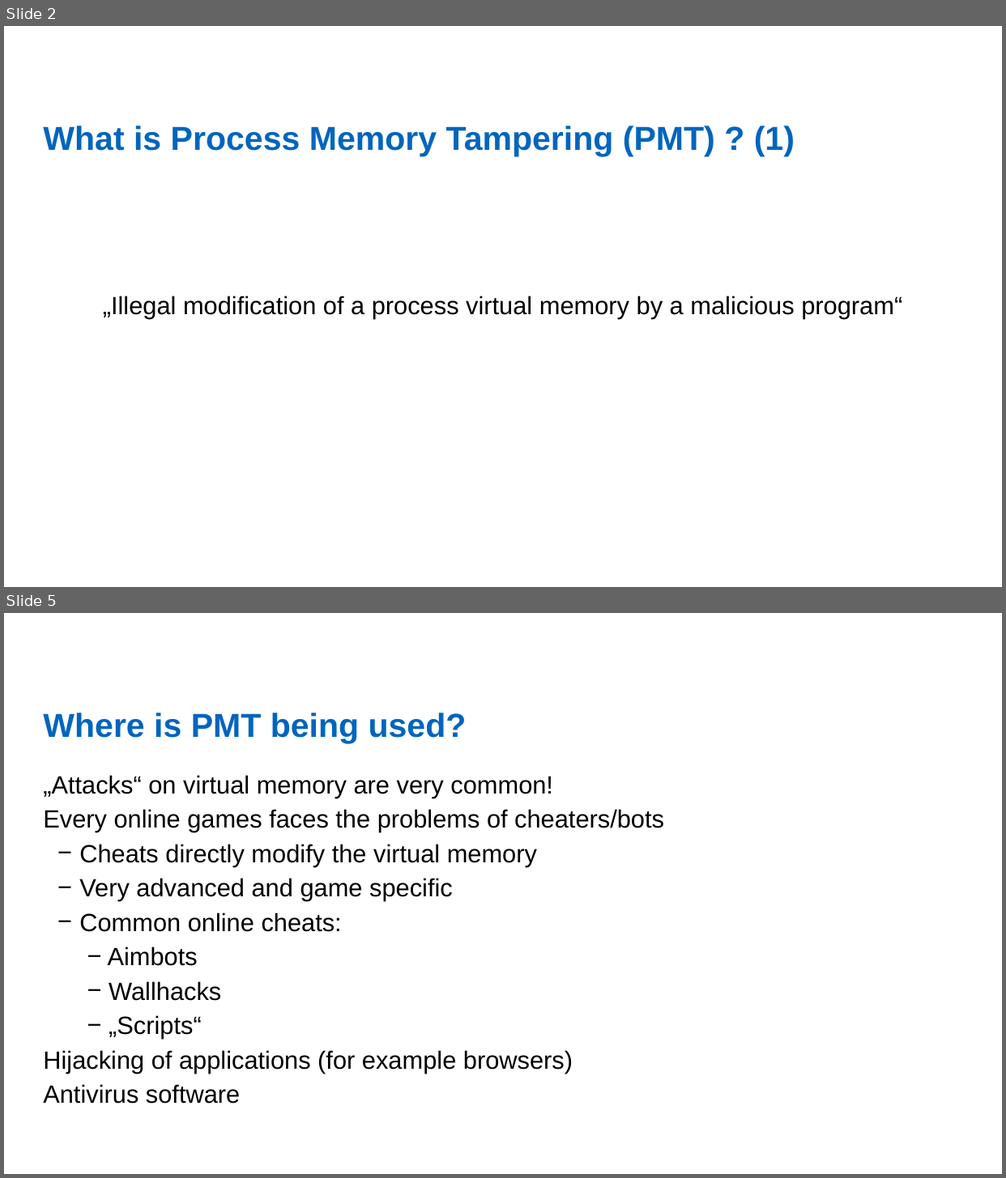
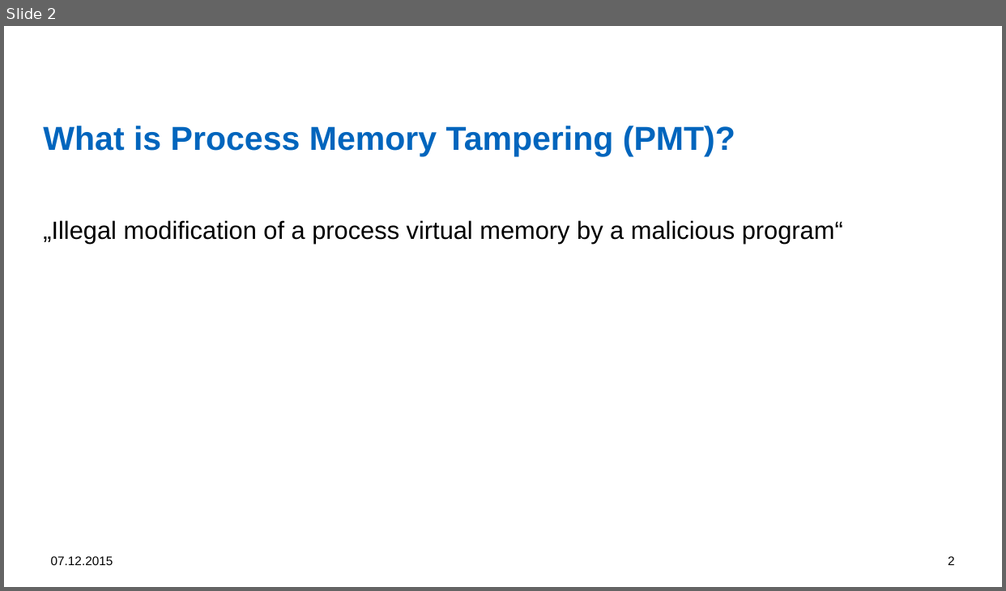
Before and after one commit to dennisfischer/bachelors-thesis, a slide deck: Presentations/Overview of illegal memory modifications - Attacks and Defenses.pptx. Shown one above the other, each under a label of ours: slides 2 and 5 before the commit, slide 2 after it; the slides between them are not shown. The pictures are 1006x1178 and 1006x591 pixels, drawn with LibreOffice and Linux fonts; fonts in the diff are those of the drawing; background and template pictures are left out. Boxes give left, top, right and bottom in pixels: in the first picture for what was removed or moved away, otherwise in the second. Text is boxed around its words. In the diff, an @@ line names an element or a change of style, - is before the commit and + after.

```diff
--- a/Presentations/Overview of illegal memory modifications - Attacks and Defenses.pptx
+++ b/Presentations/Overview of illegal memory modifications - Attacks and Defenses.pptx
@@ slide 5 removed at (4,613,1002,1174), background #FFFFFF @@
@@ title removed at (43,713,467,743) @@
-Where is PMT being used?
@@ text removed at (43,775,664,1104) @@
-„Attacks“ on virtual memory are very common!
-Every online games faces the problems of cheaters/bots
-    − Cheats directly modify the virtual memory
-    − Very advanced and game specific
-    − Common online cheats:
-        − Aimbots
-        − Wallhacks
-        − „Scripts“
-Hijacking of applications (for example browsers)
-Antivirus software
@@ slide 2 changed as well @@
@@ title at (43,126,735,156): text changed @@
-What is Process Memory Tampering (PMT) ? (1)
+What is Process Memory Tampering (PMT)?
@@ text "„Illegal modification of a process ..." at (43,220,843,244): alignment centre to left @@
@@ text added at (51,557,113,565), 12 pt, text #000000 @@
+07.12.2015
@@ page number added at (948,557,955,565), 12 pt, text #000000 @@
+2
```
Also in this commit, not shown: 10 other slides changed, 7 slides added, 7 other slides removed, 15 other files.
